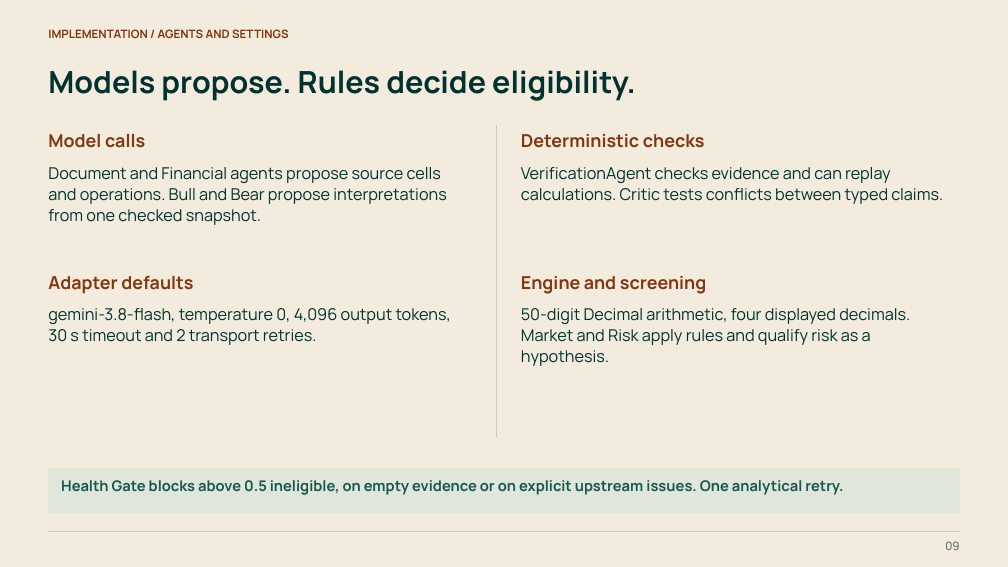
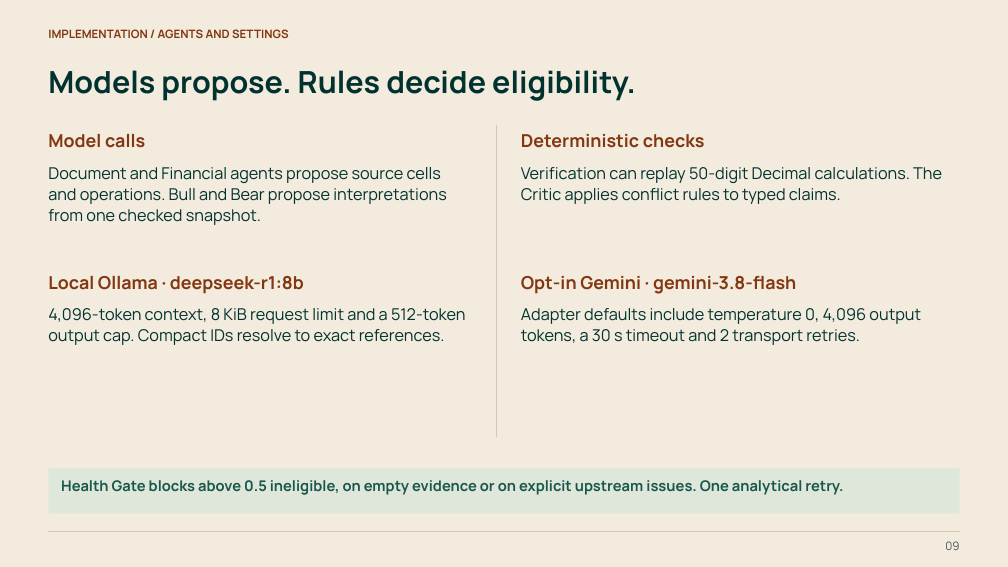
Before and after one commit to AadeeshRS/Mafis, a slide deck: slide 9 of presentation/MAFIS_AI_Project_Green_Orange.pptx. Drawn at 1008x567 pixels with LibreOffice and Linux fonts; fonts in the diff are those of the drawing. Boxes give left, top, right and bottom in pixels: in the first picture for what was removed or moved away, otherwise in the second. Text is boxed around its words. In the diff, an @@ line names an element or a change of style, - is before the commit and + after.

```diff
--- a/presentation/MAFIS_AI_Project_Green_Orange.pptx
+++ b/presentation/MAFIS_AI_Project_Green_Orange.pptx
@@ text at bbox=[521, 167, 942, 204]: text changed @@
-VerificationAgent checks evidence and can replay calculations. Critic tests conflicts between typed claims.
+Verification can replay 50-digit Decimal calculations. The Critic applies conflict rules to typed claims.
@@ text at bbox=[48, 276, 304, 294]: text changed @@
-Adapter defaults
+Local Ollama · deepseek-r1:8b
@@ text at bbox=[521, 276, 796, 294]: text changed @@
-Engine and screening
+Opt-in Gemini · gemini-3.8-flash
@@ text at bbox=[48, 308, 465, 345]: text changed @@
-gemini-3.8-flash, temperature 0, 4,096 output tokens, 30 s timeout and 2 transport retries.
+4,096-token context, 8 KiB request limit and a 512-token output cap. Compact IDs resolve to exact references.
@@ text at bbox=[521, 308, 921, 345]: text changed @@
-50-digit Decimal arithmetic, four displayed decimals. Market and Risk apply rules and qualify risk as a hypothesis.
+Adapter defaults include temperature 0, 4,096 output tokens, a 30 s timeout and 2 transport retries.
```
Also in this commit, not shown: 9 other slides changed, 26 other files.
